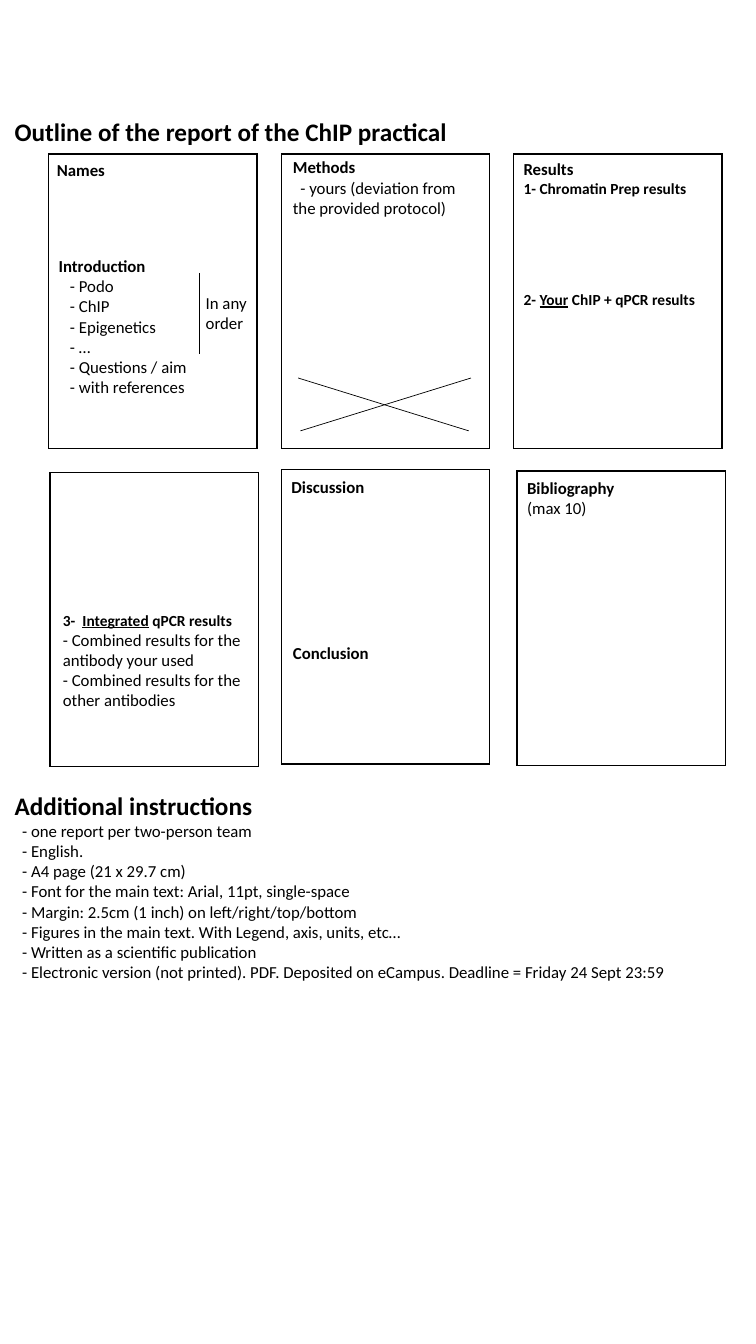
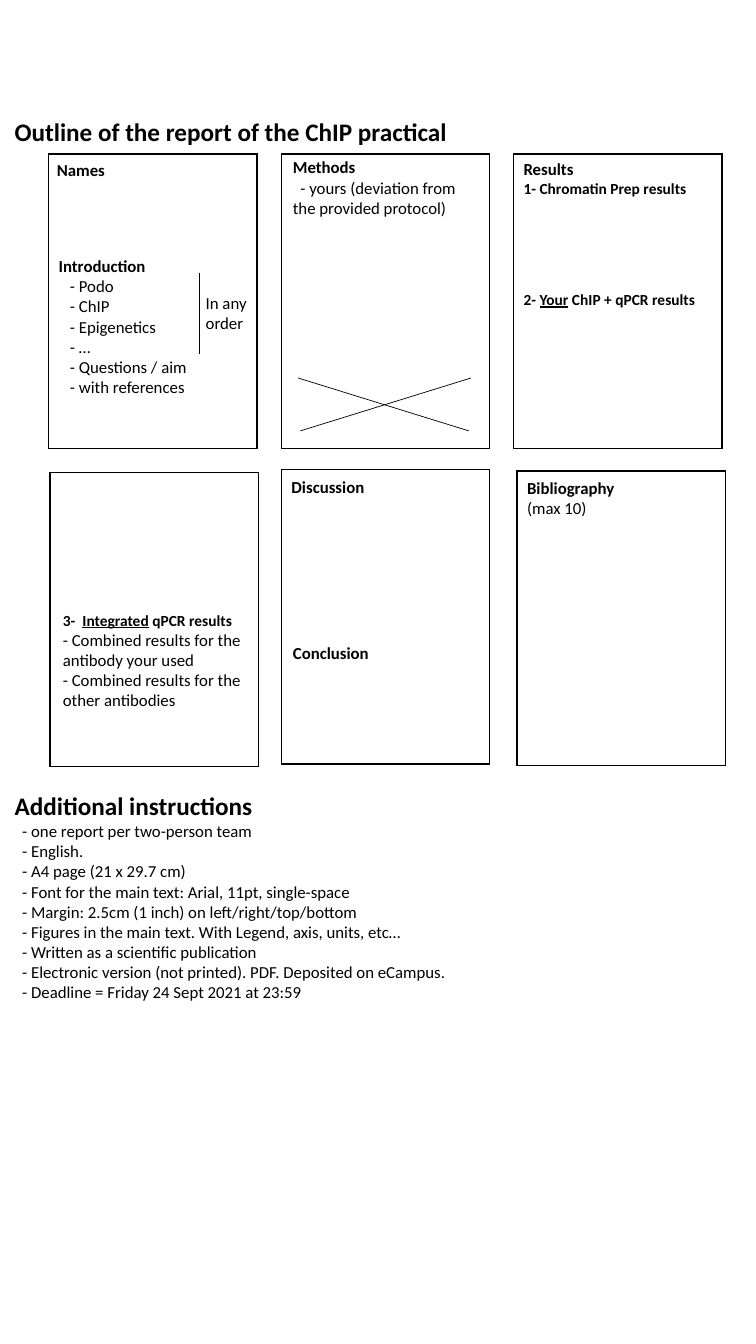
Before and after one commit to PierreGrognet/ChIPseq_Workshop, a slide deck: slide 1 of Pictures/Report.pptx. Drawn at 756x1344 pixels with LibreOffice and Linux fonts; fonts in the diff are those of the drawing. Boxes give left, top, right and bottom in pixels: in the first picture for what was removed or moved away, otherwise in the second. Text is boxed around its words. In the diff, an @@ line names an element or a change of style, - is before the commit and + after.

```diff
--- a/Pictures/Report.pptx
+++ b/Pictures/Report.pptx
@@ text at <box>31,966,445,1001</box>: text changed @@
-- Electronic version (not printed). PDF. Deposited on eCampus. Deadline = Friday 24 Sept 23:59
+- Electronic version (not printed). PDF. Deposited on eCampus.
+- Deadline = Friday 24 Sept 2021 at 23:59
```
Also in this commit, not shown: 2 other files.
